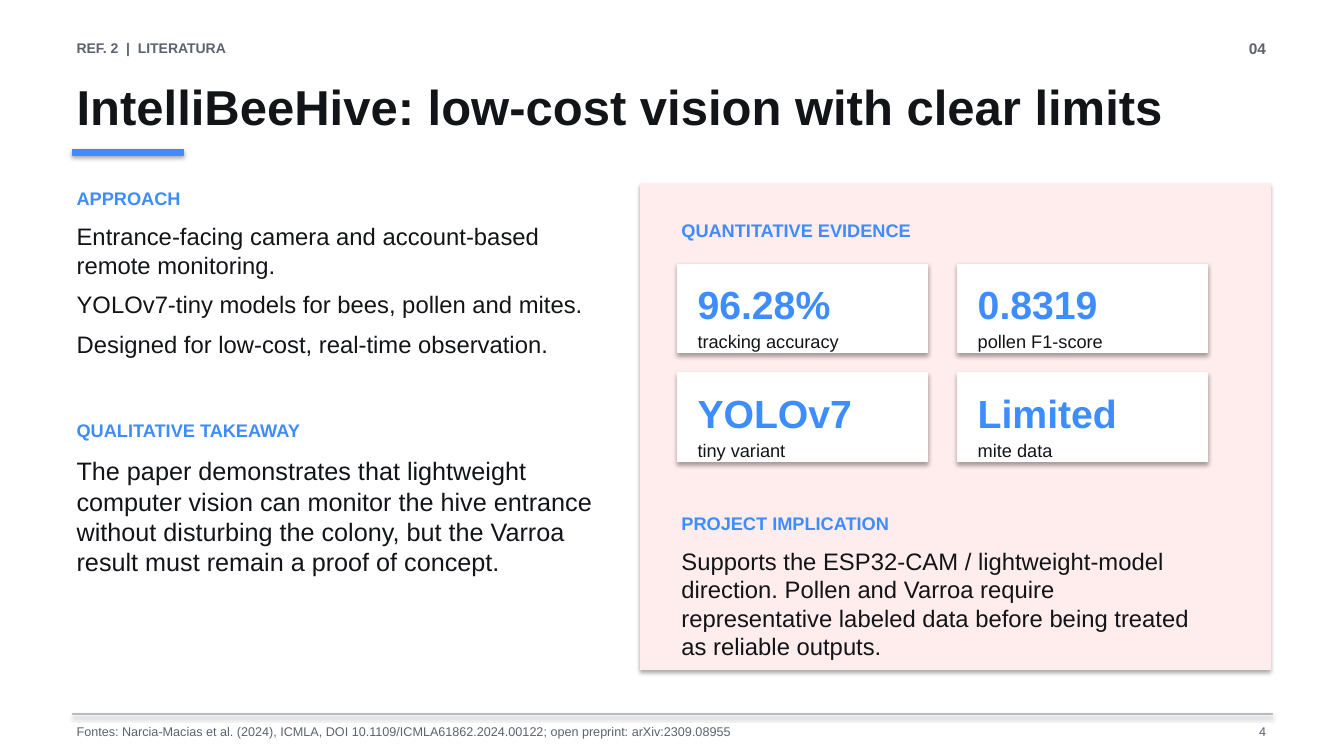
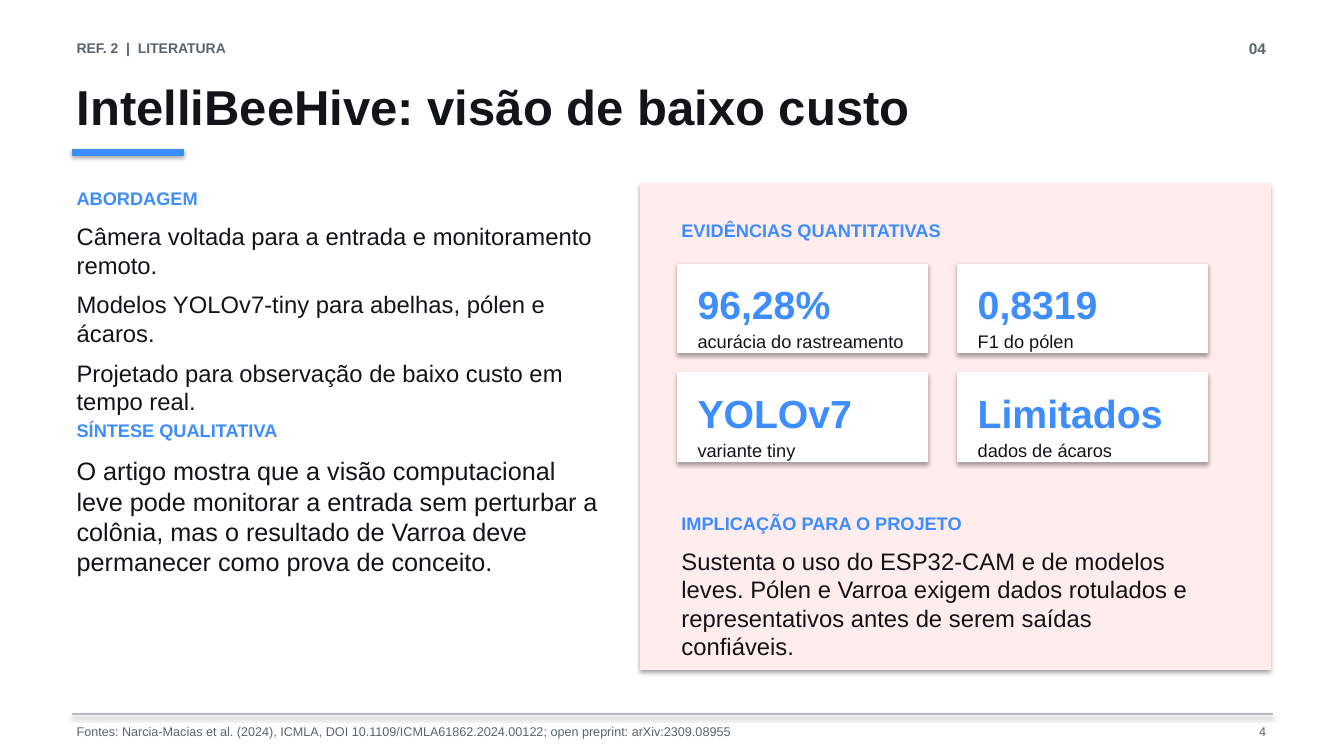
Before and after one commit to whirtex/embedded-system, a slide deck: slide 4 of beehive-monitoring/beehive-monitoring-ac4-slides.pptx. Drawn at 1344x756 pixels with LibreOffice and Linux fonts; fonts in the diff are those of the drawing. Boxes give left, top, right and bottom in pixels: in the first picture for what was removed or moved away, otherwise in the second. Text is boxed around its words. In the diff, an @@ line names an element or a change of style, - is before the commit and + after.

```diff
--- a/beehive-monitoring/beehive-monitoring-ac4-slides.pptx
+++ b/beehive-monitoring/beehive-monitoring-ac4-slides.pptx
@@ text at bbox=[77, 89, 910, 126]: text changed @@
-IntelliBeeHive: low-cost vision with clear limits
+IntelliBeeHive: visão de baixo custo
@@ text at bbox=[77, 192, 198, 205]: text changed @@
-APPROACH
+ABORDAGEM
@@ text at bbox=[77, 227, 592, 387]: text changed @@
-Entrance-facing camera and account-based remote monitoring.
-YOLOv7-tiny models for bees, pollen and mites.
-Designed for low-cost, real-time observation.
+Câmera voltada para a entrada e monitoramento remoto.
+Modelos YOLOv7-tiny para abelhas, pólen e ácaros.
+Projetado para observação de baixo custo em tempo real.
@@ text at bbox=[681, 223, 940, 241]: text changed @@
-QUANTITATIVE EVIDENCE
+EVIDÊNCIAS QUANTITATIVAS
@@ text at bbox=[698, 291, 831, 325]: text changed @@
-96.28%
+96,28%
@@ text at bbox=[978, 291, 1098, 325]: text changed @@
-0.8319
+0,8319
@@ text at bbox=[698, 334, 903, 348]: text changed @@
-tracking accuracy
+acurácia do rastreamento
@@ text at bbox=[978, 334, 1073, 352]: text changed @@
-pollen F1-score
+F1 do pólen
@@ text at bbox=[978, 399, 1163, 429]: text changed @@
-Limited
+Limitados
@@ text at bbox=[77, 423, 277, 441]: text changed @@
-QUALITATIVE TAKEAWAY
+SÍNTESE QUALITATIVA
@@ text at bbox=[698, 443, 795, 461]: text changed @@
-tiny variant
+variante tiny
@@ text at bbox=[978, 443, 1113, 457]: text changed @@
-mite data
+dados de ácaros
@@ text at bbox=[77, 461, 597, 577]: text changed @@
-The paper demonstrates that lightweight computer vision can monitor the hive entrance without disturbing the colony, but the Varroa result must remain a proof of concept.
+O artigo mostra que a visão computacional leve pode monitorar a entrada sem perturbar a colônia, mas o resultado de Varroa deve permanecer como prova de conceito.
@@ text at bbox=[681, 516, 961, 534]: text changed @@
-PROJECT IMPLICATION
+IMPLICAÇÃO PARA O PROJETO
@@ text at bbox=[681, 552, 1187, 632]: text changed @@
-Supports the ESP32-CAM / lightweight-model direction. Pollen and Varroa require representative labeled data before being treated as reliable outputs.
+Sustenta o uso do ESP32-CAM e de modelos leves. Pólen e Varroa exigem dados rotulados e representativos antes de serem saídas confiáveis.
```
Also in this commit, not shown: 7 other slides changed, 2 slides added, 2 slides removed.
